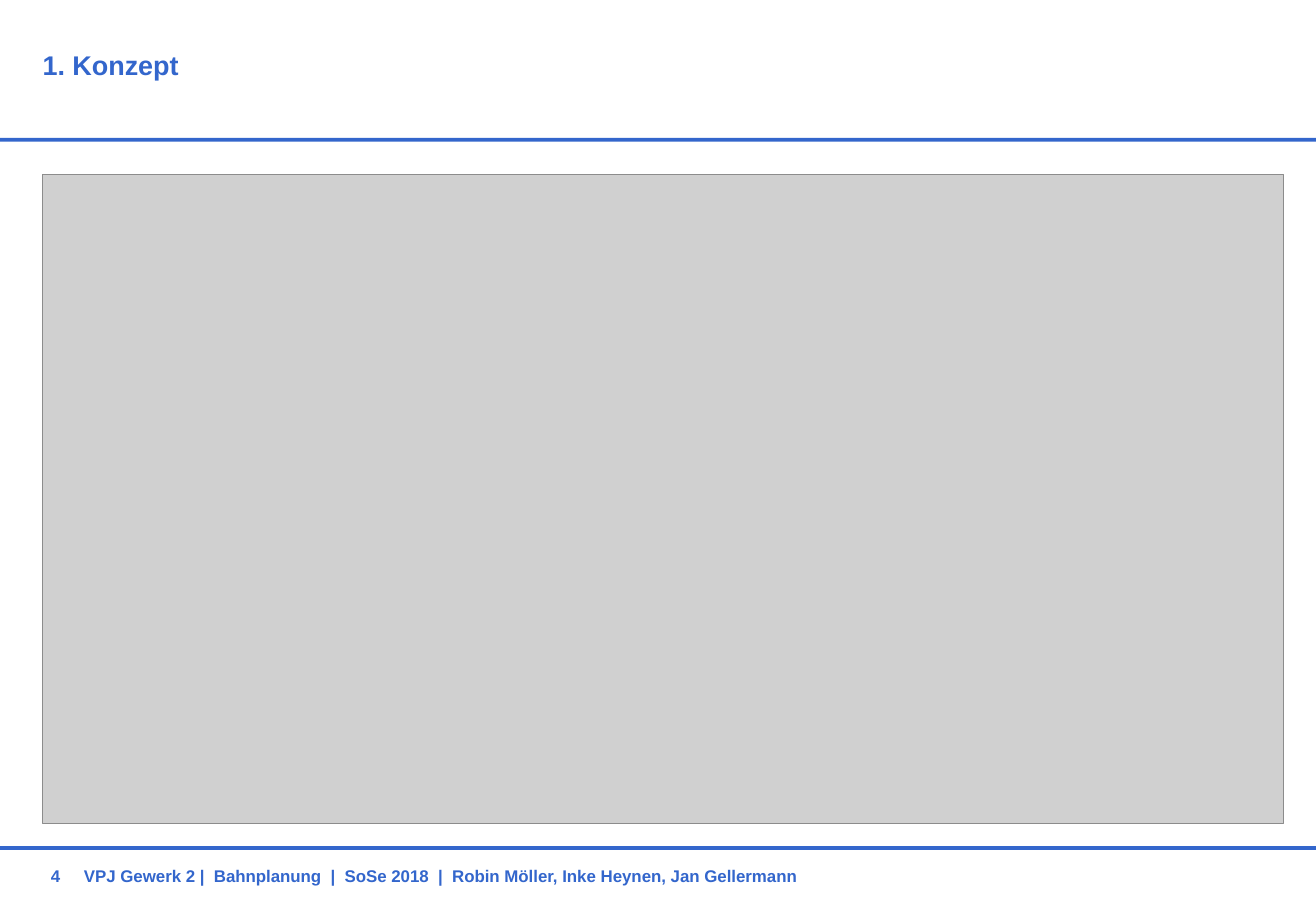
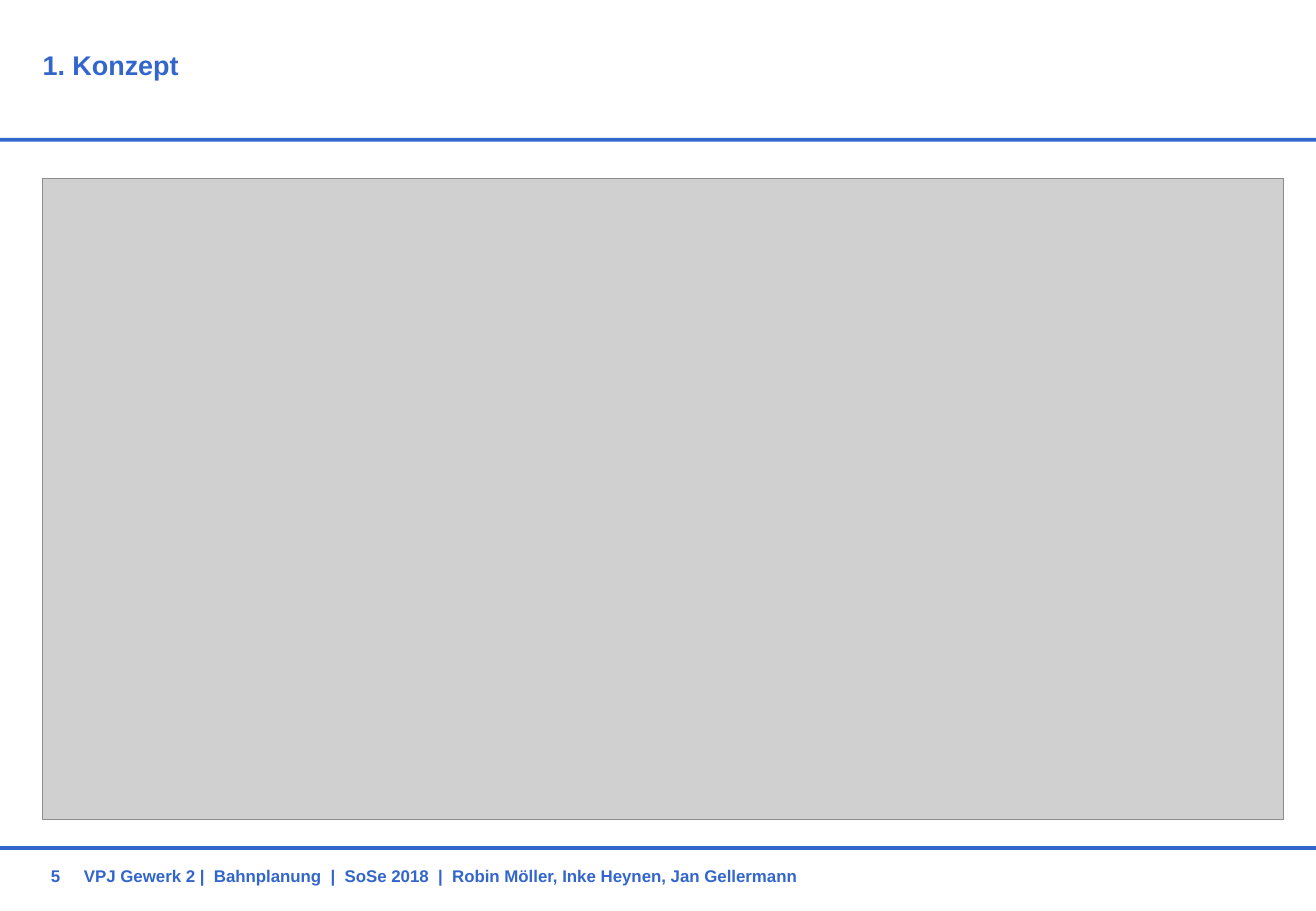
Before and after one commit to RobinMoeller/VPJ-Gewerk-2, a slide deck: slide 5 of Präsentationen/Endpräsi.pptx (slide 4 before the commit). Drawn at 1316x911 pixels with LibreOffice and Linux fonts; fonts in the diff are those of the drawing; grey boxes stand for pictures; background and template pictures are left out. Boxes give left, top, right and bottom in pixels: in the first picture for what was removed or moved away, otherwise in the second. Text is boxed around its words. In the diff, an @@ line names an element or a change of style, - is before the commit and + after.

```diff
--- a/Präsentationen/Endpräsi.pptx
+++ b/Präsentationen/Endpräsi.pptx
@@ picture: place and size @@
-picture at <box>43,175,1284,824</box>
+picture at <box>43,179,1284,820</box>
@@ page number at <box>51,870,60,882</box>: text changed @@
-4
+5
```
Also in this commit, not shown: 3 other slides changed, 1 slide added.
